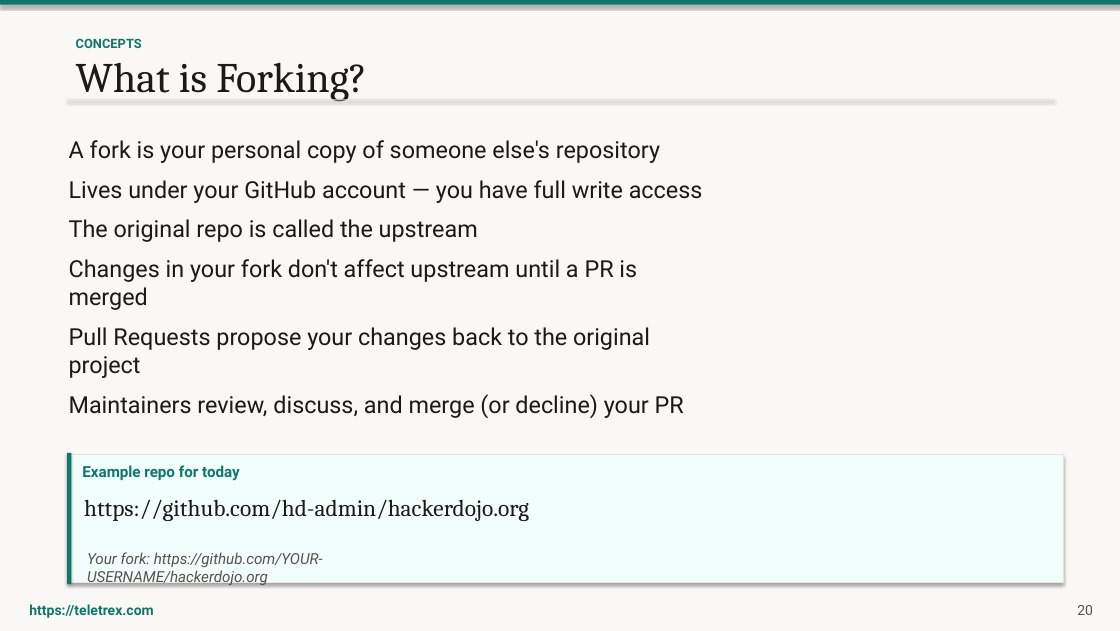
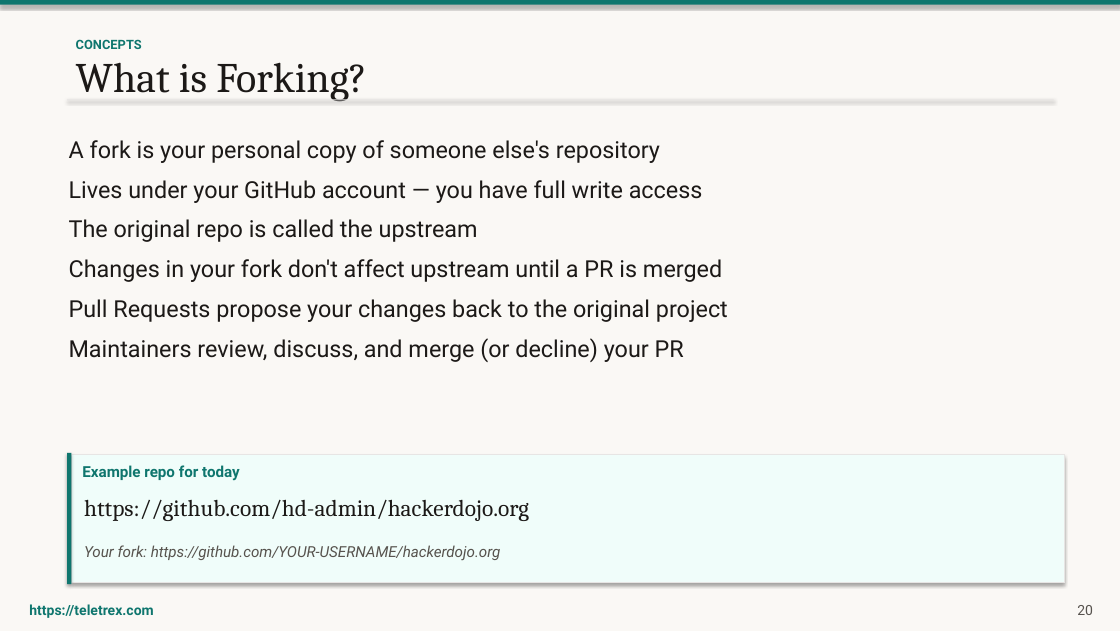
Before and after one commit to louisroehrs/github-pages-training, a slide deck: slide 21 of GitHub-Pages-Training.pptx. Drawn at 1120x631 pixels with LibreOffice and Linux fonts; fonts in the diff are those of the drawing. Boxes give left, top, right and bottom in pixels: in the first picture for what was removed or moved away, otherwise in the second. Text is boxed around its words. In the diff, an @@ line names an element or a change of style, - is before the commit and + after.

```diff
--- a/GitHub-Pages-Training.pptx
+++ b/GitHub-Pages-Training.pptx
@@ text "A fork is your personal ..." rewrapped from <box>69,140,703,418</box> to <box>69,140,728,362</box> @@
@@ text "Your fork: https://github.com/YOUR-USERNAME/hackerdojo.org" rewrapped from <box>87,552,323,586</box> to <box>84,545,501,560</box> @@
```
Also in this commit, not shown: 7 other slides changed, 2 slides added, 3 other files.
